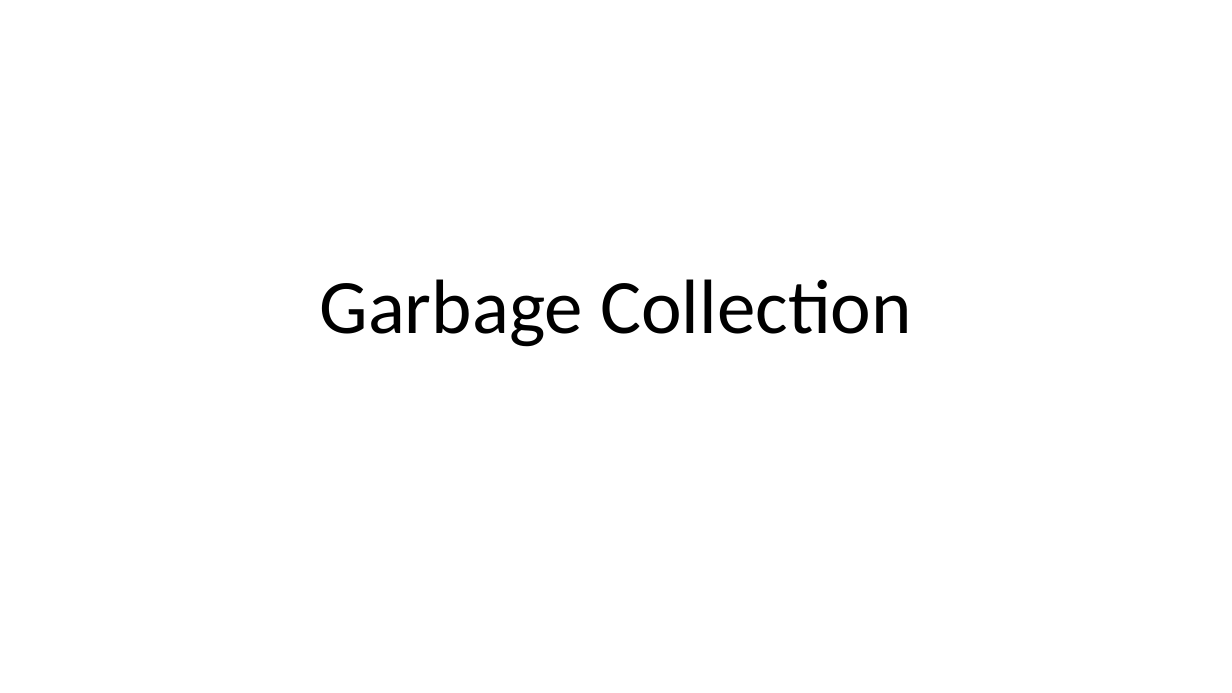
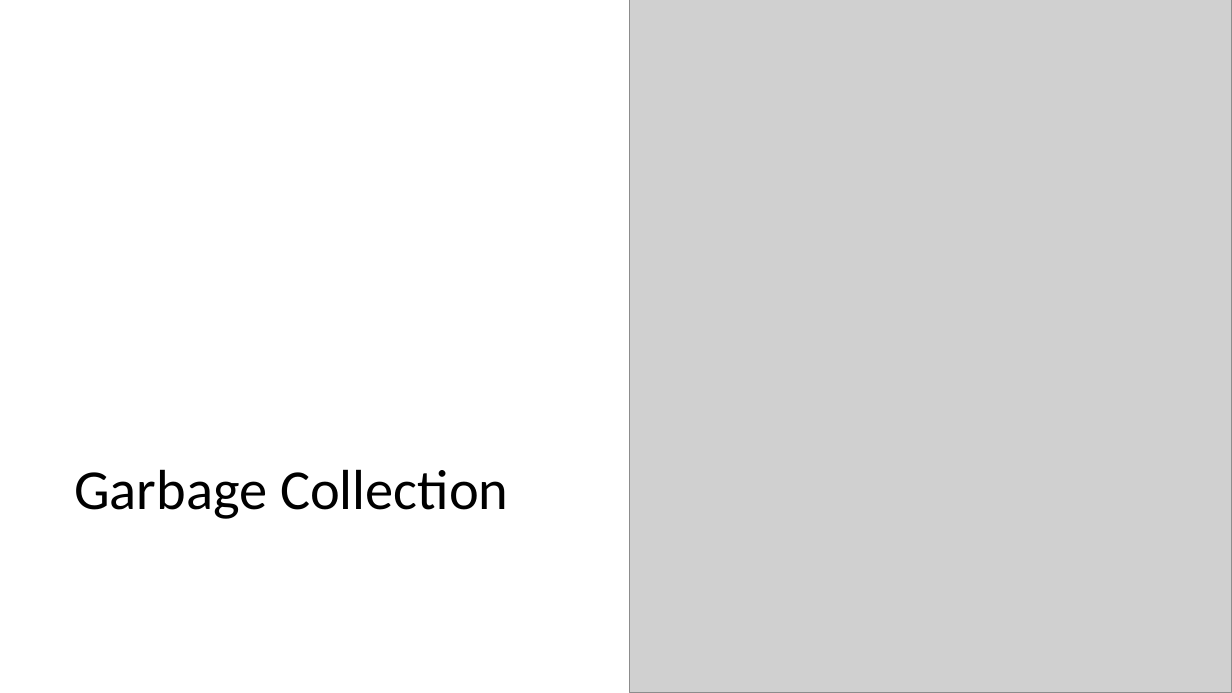
Before and after one commit to RHIT-CSSE/csse304, a slide deck: slide 1 of ClassMaterials/GarbageCollection1/GarbageCollection.pptx. Drawn at 1232x693 pixels with LibreOffice and Linux fonts; fonts in the diff are those of the drawing; grey boxes stand for pictures. Boxes give left, top, right and bottom in pixels: in the first picture for what was removed or moved away, otherwise in the second. Text is boxed around its words. In the diff, an @@ line names an element or a change of style, - is before the commit and + after.

Commit message:
garbage collection 2 slides

```diff
--- a/ClassMaterials/GarbageCollection1/GarbageCollection.pptx
+++ b/ClassMaterials/GarbageCollection1/GarbageCollection.pptx
@@ picture added at (629,0,1232,693) @@
@@ title "Garbage Collection": place and size @@
-title "Garbage Collection" at (320,279,912,347)
+title "Garbage Collection" at (74,469,508,519)
@@ title "Garbage Collection" at (74,469,508,519): size 60 to 44 pt; alignment centre to left @@
```
Also in this commit, not shown: 1 other slide changed, 2 slides removed, 2 other files.
